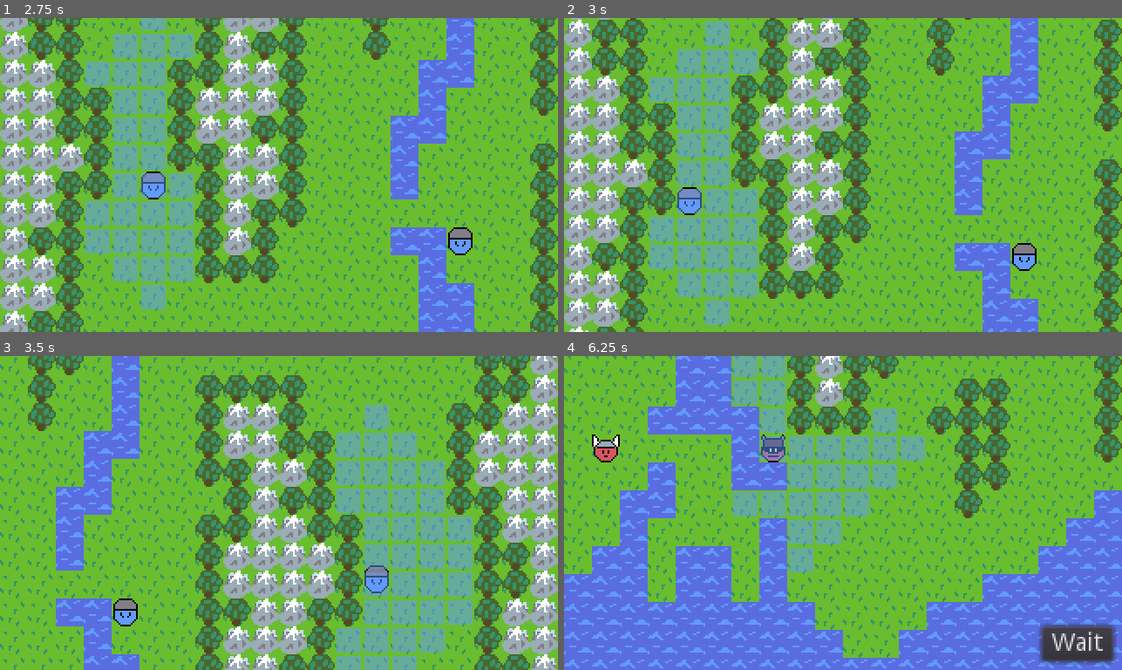
Above: before the commit, frames 1-4 (two rows, left to right).
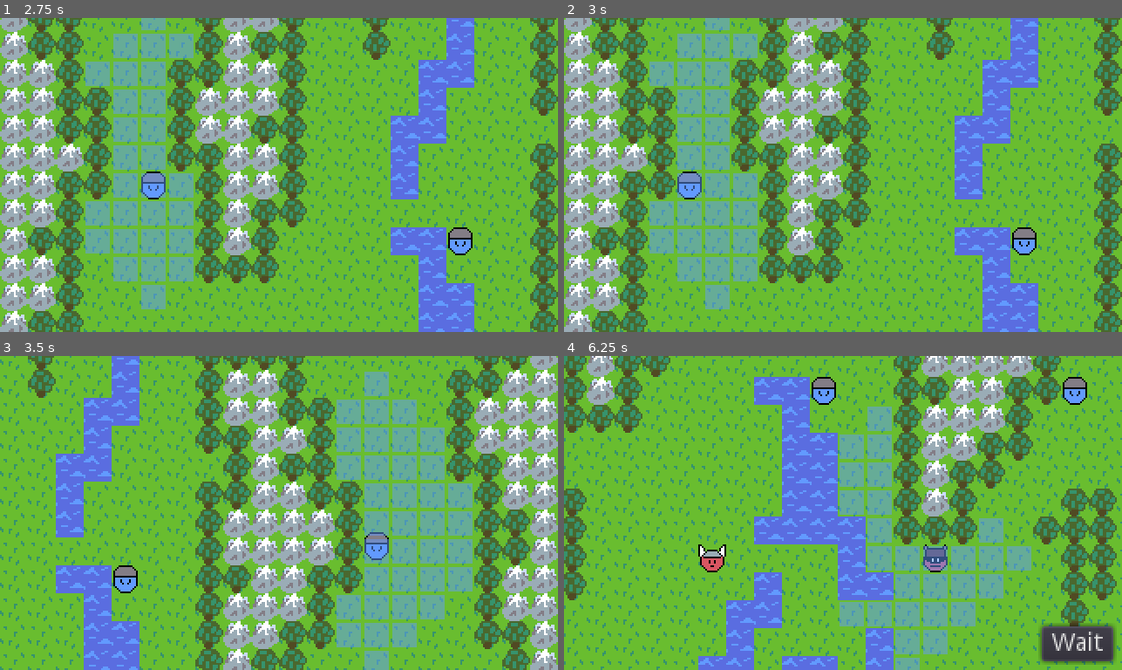
Above: after the commit, the same moments.

Repository: AaronWizard/LegendsOfMajesticSteel
Game: Godot game, scene res://src/game/Game.tscn
Two runs of this game, one before a commit and one after it. Both use one fixed random seed, a clock stepped at 60 frames per second and the inputs below.
Inputs (mouse positions are in pixels of both pictures, inside the frame that each line leads up to):
- Up to frame 1 (2.75 s): click "Wait" at 0.5 s; click "Wait" at 1.25 s; move the mouse to (401, 159) at 2.02 s; click (401, 159) at 2.17 s
- Up to frame 2 (3 s): drag from (731, 190) to (815, 237) at 2.77 s
- Up to frame 3 (3.5 s): no input
- Up to frame 4 (6.25 s): move the mouse to (898, 443) at 3.52 s; click (898, 443) at 3.67 s; click "Wait" at 4.25 s; drag from (815, 575) to (675, 465) at 5.02 s; tap Enter at 5.75 s; move the mouse to (1010, 560) at 5.77 s; click (1010, 560) at 5.92 s

Frame 1 is identical in both runs. In frame 2, 47% of the frame differs, in the area x 0-100%, y 0-100%; in frame 3, 50%; in frame 4, 71%.

Commit message:
Dragging can be toggled

Diff:
--- a/src/game/BattleGUI.gd
+++ b/src/game/BattleGUI.gd
@@ -8,6 +8,7 @@
 const MIN_DRAG_SPEED_SQUARED = 8^2
 
 var buttons_visible := false setget set_buttons_visible
+var dragging_enabled := false
 
 var _mouse_down := false
 var _dragging := false
@@ -22,7 +23,7 @@
 				emit_signal("mouse_clicked", event.position)
 			_mouse_down = event.pressed
 	elif event is InputEventMouseMotion:
-		_dragging = _mouse_down \
+		_dragging = dragging_enabled and _mouse_down \
 				and (event.speed.length_squared() >= MIN_DRAG_SPEED_SQUARED)
 		if _dragging:
 			emit_signal("mouse_dragged", event.relative)
